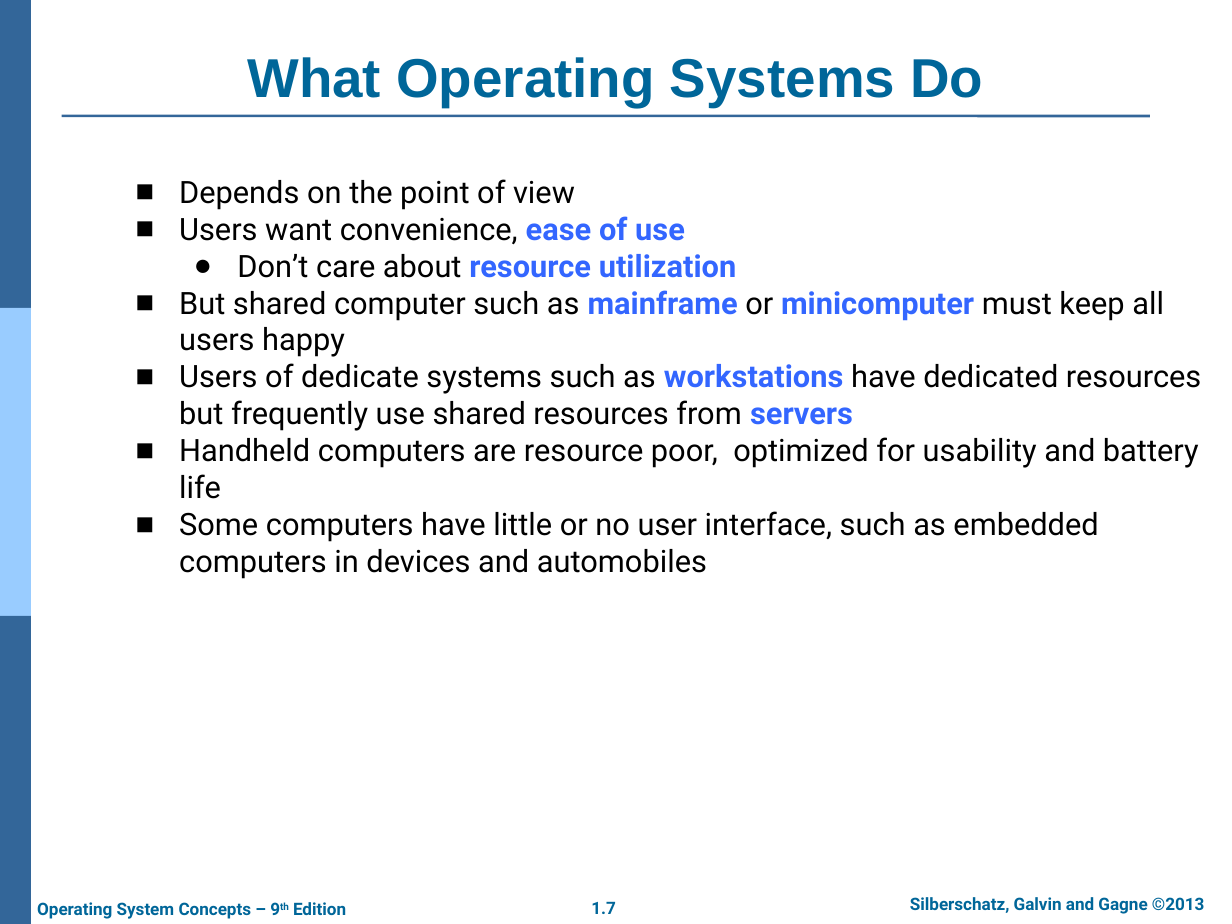
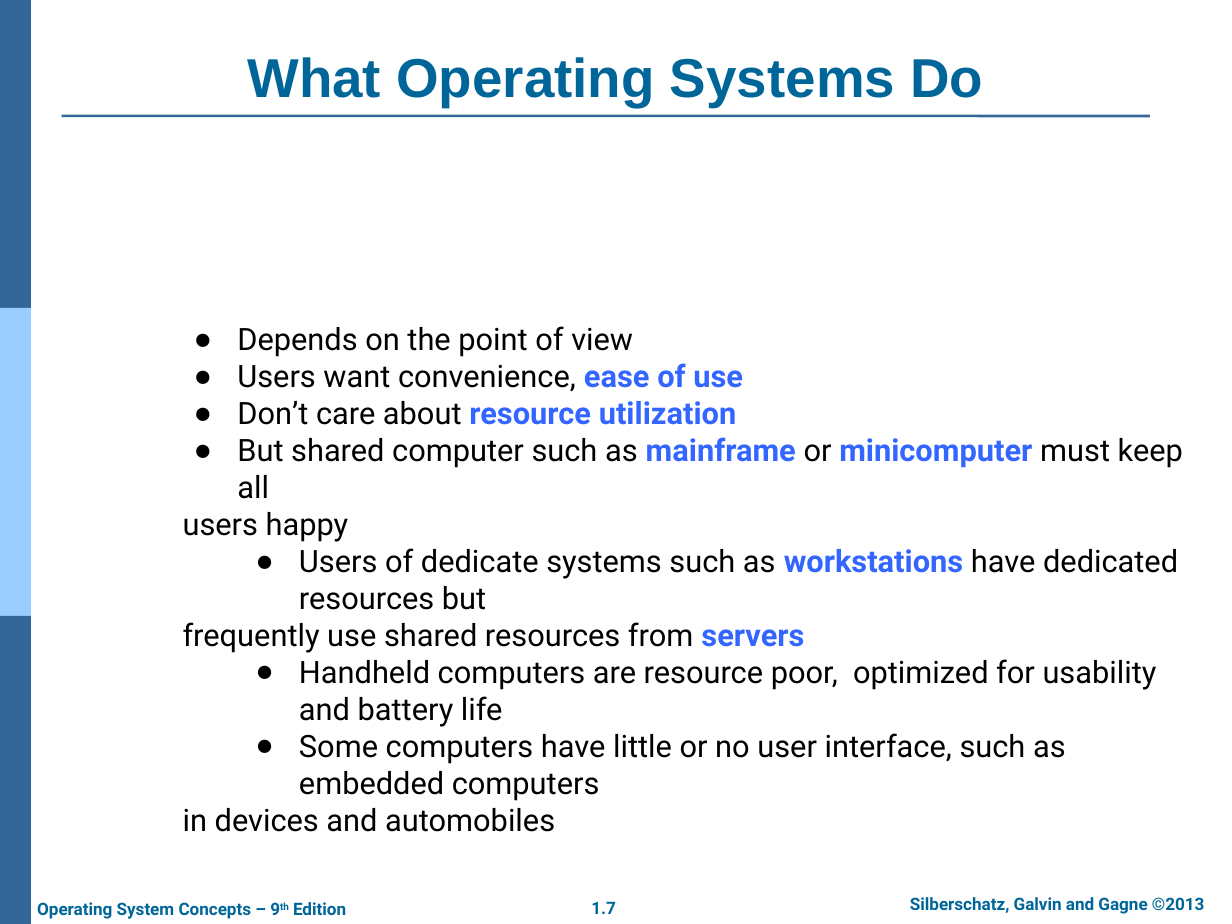
Before and after one commit to junaidasif-dev/BSAI-Content, a slide deck: slide 7 of Sem-5/OS/Theory/ch1.pptx 1ST OCT.pptx. Drawn at 1232x924 pixels with LibreOffice and Linux fonts; fonts in the diff are those of the drawing; background and template pictures are left out. Boxes give left, top, right and bottom in pixels: in the first picture for what was removed or moved away, otherwise in the second. Text is boxed around its words. In the diff, an @@ line names an element or a change of style, - is before the commit and + after.

```diff
--- a/Sem-5/OS/Theory/ch1.pptx 1ST OCT.pptx
+++ b/Sem-5/OS/Theory/ch1.pptx 1ST OCT.pptx
@@ text at <box>237,326,1157,727</box>: bullet ■ to ●; list level 1 to 2 in "Depends on the point of ..."; bullet colour #993300 to #CC6600; list level 1 to 2 in "Users want convenience, ease of ..."; list level 1 to 2 in "Handheld computers are resource poor, ..." @@
@@ text at <box>183,437,1183,653</box>: text changed @@
-■ But shared computer such as mainframe or minicomputer must keep all users happy
-■ Users of dedicate systems such as workstations have dedicated resources but frequently use shared resources from servers
+  ● But shared computer such as mainframe or minicomputer must keep all
+  users happy
+  ● Users of dedicate systems such as workstations have dedicated resources but
+  frequently use shared resources from servers
@@ text at <box>299,733,1066,764</box>: text changed @@
-■ Some computers have little or no user interface, such as embedded computers in devices and automobiles
+  ● Some computers have little or no user interface, such as embedded computers
+  in devices and automobiles
```
Also in this commit, not shown: 3 other slides changed, 12 other files.
